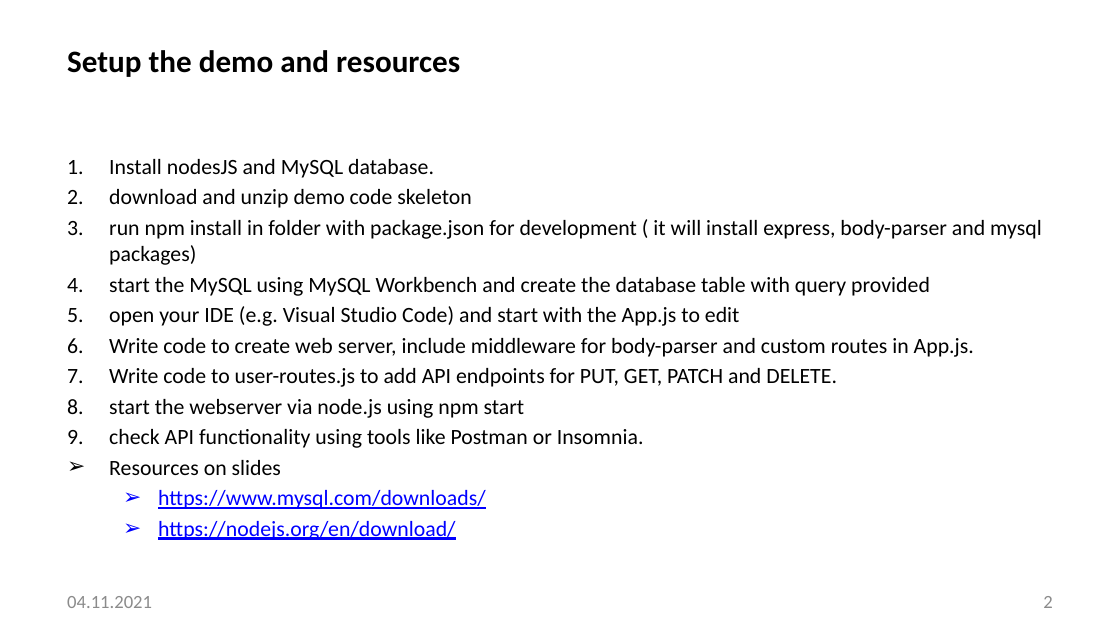
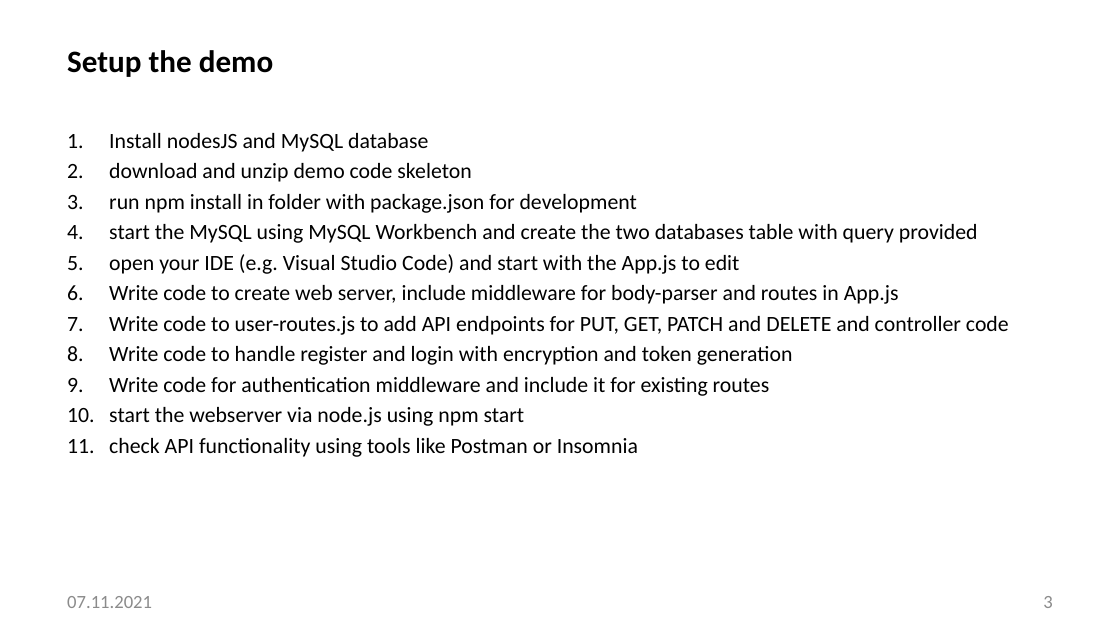
Before and after one commit to rakdman/NodeAPIProject, a slide deck: slide 3 of BackEndPPT-Demo_V1.pptx (slide 2 before the commit). Drawn at 1120x630 pixels with LibreOffice and Linux fonts; fonts in the diff are those of the drawing; background and template pictures are left out. Boxes give left, top, right and bottom in pixels: in the first picture for what was removed or moved away, otherwise in the second. Text is boxed around its words. In the diff, an @@ line names an element or a change of style, - is before the commit and + after.

Commit message:
Password Encrypted with bcryptjs Token generated using jasonwebtoken With above two authentication middleware added for each route except two.

```diff
--- a/BackEndPPT-Demo_V1.pptx
+++ b/BackEndPPT-Demo_V1.pptx
@@ title at [67,50,273,77]: text changed @@
-Setup the demo and resources
+Setup the demo
@@ text "Install nodesJS and MySQL database": place and size @@
-text "Install nodesJS and MySQL database" at [109,159,1042,540]
+text "Install nodesJS and MySQL database" at [109,133,1009,457]
@@ text at [109,133,428,152]: text changed @@
-1. Install nodesJS and MySQL database.
+1. Install nodesJS and MySQL database
@@ text at [109,194,978,243]: text changed @@
-3. run npm install in folder with package.json for development ( it will install express, body-parser and mysql packages)
-4. start the MySQL using MySQL Workbench and create the database table with query provided
+3. run npm install in folder with package.json for development
+4. start the MySQL using MySQL Workbench and create the two databases table with query provided
@@ text at [109,285,1009,396]: text changed @@
-6. Write code to create web server, include middleware for body-parser and custom routes in App.js.
-7. Write code to user-routes.js to add API endpoints for PUT, GET, PATCH and DELETE.
+6. Write code to create web server, include middleware for body-parser and routes in App.js
+7. Write code to user-routes.js to add API endpoints for PUT, GET, PATCH and DELETE and controller code
+8. Write code to handle register and login with encryption and token generation
+9. Write code for authentication middleware and include it for existing routes
@@ text at [109,438,638,457]: text changed @@
-9. check API functionality using tools like Postman or Insomnia.
-➢ Resources on slides
-  ➢ https://www.mysql.com/downloads/
-  ➢ https://nodejs.org/en/download/
+11. check API functionality using tools like Postman or Insomnia
@@ text at [67,596,152,608]: text changed @@
-04.11.2021
+07.11.2021
@@ page number at [1043,596,1052,608]: text changed @@
-2
+3
```
Also in this commit, not shown: 3 slides added, 1 slide removed, 12 other files.
